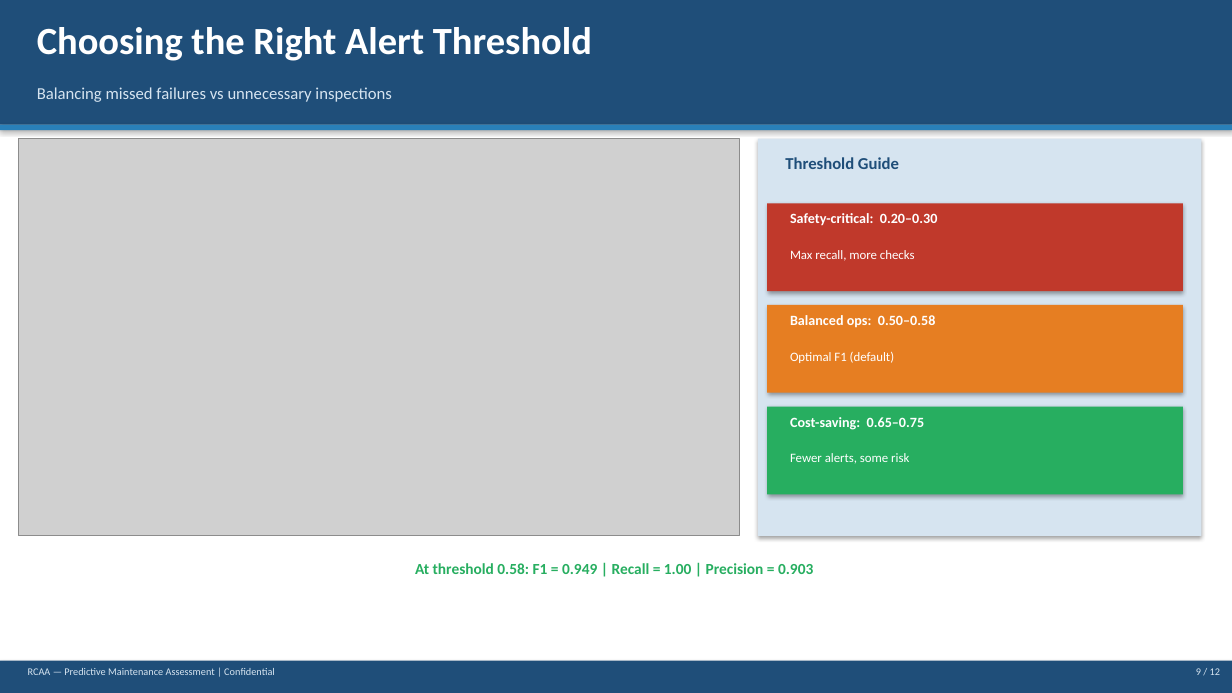
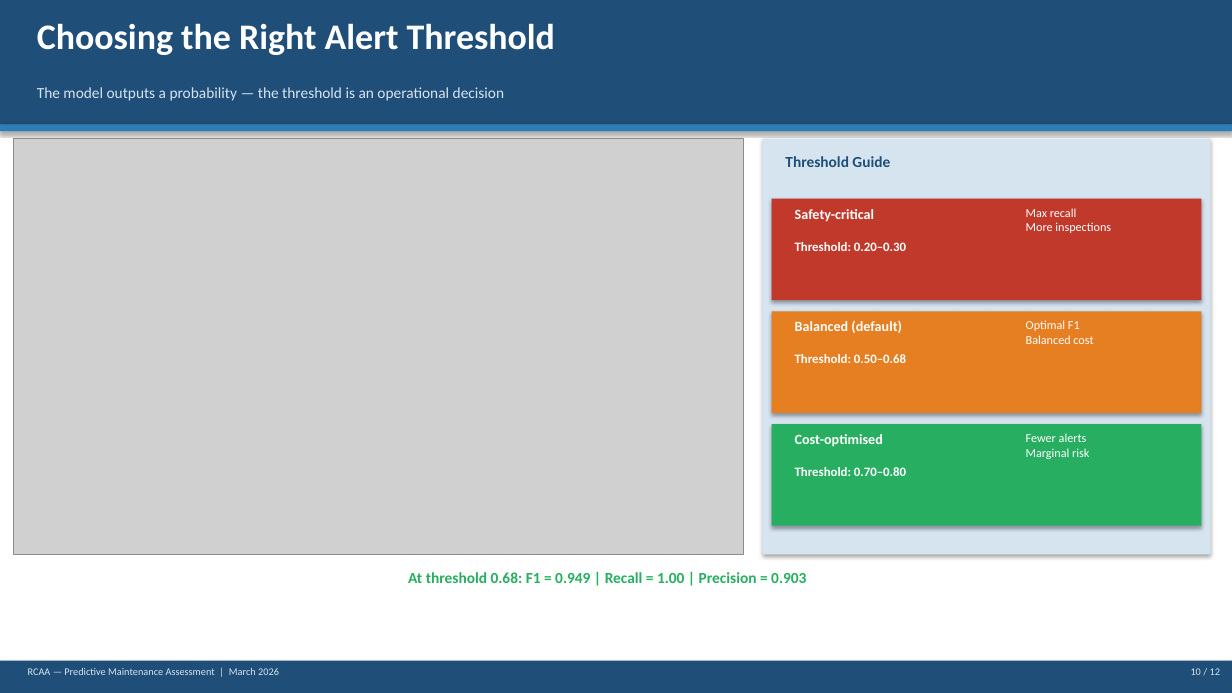
Before and after one commit to Mwambuka/rcaa-predictive-maintenance-bertin, a slide deck: slide 10 of RCAA_Predictive_Maintenance_Slides.pptx (slide 9 before the commit). Drawn at 1232x693 pixels with LibreOffice and Linux fonts; fonts in the diff are those of the drawing; grey boxes stand for pictures. Boxes give left, top, right and bottom in pixels: in the first picture for what was removed or moved away, otherwise in the second. Text is boxed around its words. In the diff, an @@ line names an element or a change of style, - is before the commit and + after.

```diff
--- a/RCAA_Predictive_Maintenance_Slides.pptx
+++ b/RCAA_Predictive_Maintenance_Slides.pptx
@@ text "Choosing the Right Alert Threshold" at (37, 23, 555, 55): size 30 to 28 pt @@
@@ text at (37, 87, 504, 101): text changed; size 13 to 12 pt @@
-Balancing missed failures vs unnecessary inspections
+The model outputs a probability — the threshold is an operational decision
@@ picture: place and size @@
-picture at (18, 139, 739, 536)
+picture at (14, 139, 744, 555)
@@ rectangle: place and size @@
-rectangle at (758, 139, 1202, 536)
+rectangle at (762, 139, 1211, 555)
@@ text "Threshold Guide" at (785, 156, 890, 167): size 13 to 12 pt @@
@@ rectangle: place and size @@
-rectangle at (767, 203, 1183, 291)
+rectangle at (772, 199, 1202, 300)
@@ text added at (795, 209, 875, 222), 11 pt, text #FFFFFF, bold @@
+Safety-critical
@@ text at (1026, 208, 1111, 233): text changed; size 10 to 9.5 pt @@
-Max recall, more checks
+Max recall
+More inspections
@@ text at (795, 242, 906, 251): text changed; size 11 to 10 pt @@
-Safety-critical: 0.20–0.30
+Threshold: 0.20–0.30
@@ rectangle: place and size @@
-rectangle at (767, 305, 1183, 393)
+rectangle at (772, 311, 1202, 413)
@@ text at (795, 321, 902, 333): text changed; size 10 to 11 pt; bold on @@
-Optimal F1 (default)
+Balanced (default)
@@ text added at (1026, 320, 1093, 344), 9.5 pt, text #FFFFFF @@
+Optimal F1
+Balanced cost
@@ text at (795, 354, 906, 363): text changed; size 11 to 10 pt @@
-Balanced ops: 0.50–0.58
+Threshold: 0.50–0.68
@@ rectangle: place and size @@
-rectangle at (767, 407, 1183, 494)
+rectangle at (772, 424, 1202, 526)
@@ text at (795, 434, 883, 447): text changed @@
-Cost-saving: 0.65–0.75
+Cost-optimised
@@ text at (1026, 433, 1089, 459): text changed; size 10 to 9.5 pt @@
-Fewer alerts, some risk
+Fewer alerts
+Marginal risk
@@ text added at (795, 467, 906, 476), 10 pt, text #FFFFFF, bold @@
+Threshold: 0.70–0.80
@@ text at (408, 572, 806, 583): text changed @@
-At threshold 0.58: F1 = 0.949 | Recall = 1.00 | Precision = 0.903
+At threshold 0.68: F1 = 0.949 | Recall = 1.00 | Precision = 0.903
@@ text at (28, 668, 279, 675): text changed @@
-RCAA — Predictive Maintenance Assessment | Confidential
+RCAA — Predictive Maintenance Assessment | March 2026
@@ text at (1191, 668, 1220, 675): text changed @@
-9 / 12
+10 / 12
```
Also in this commit, not shown: 6 other slides changed, 5 slides added, 5 slides removed, 30 other files.
